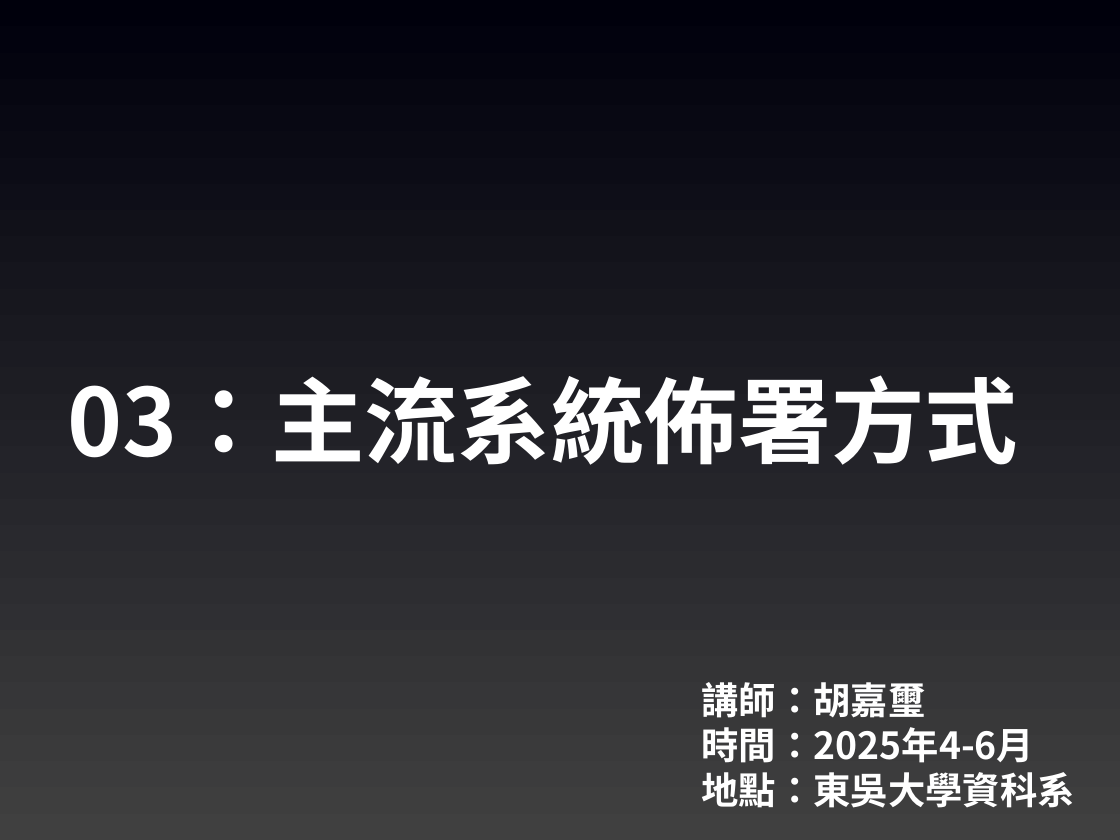
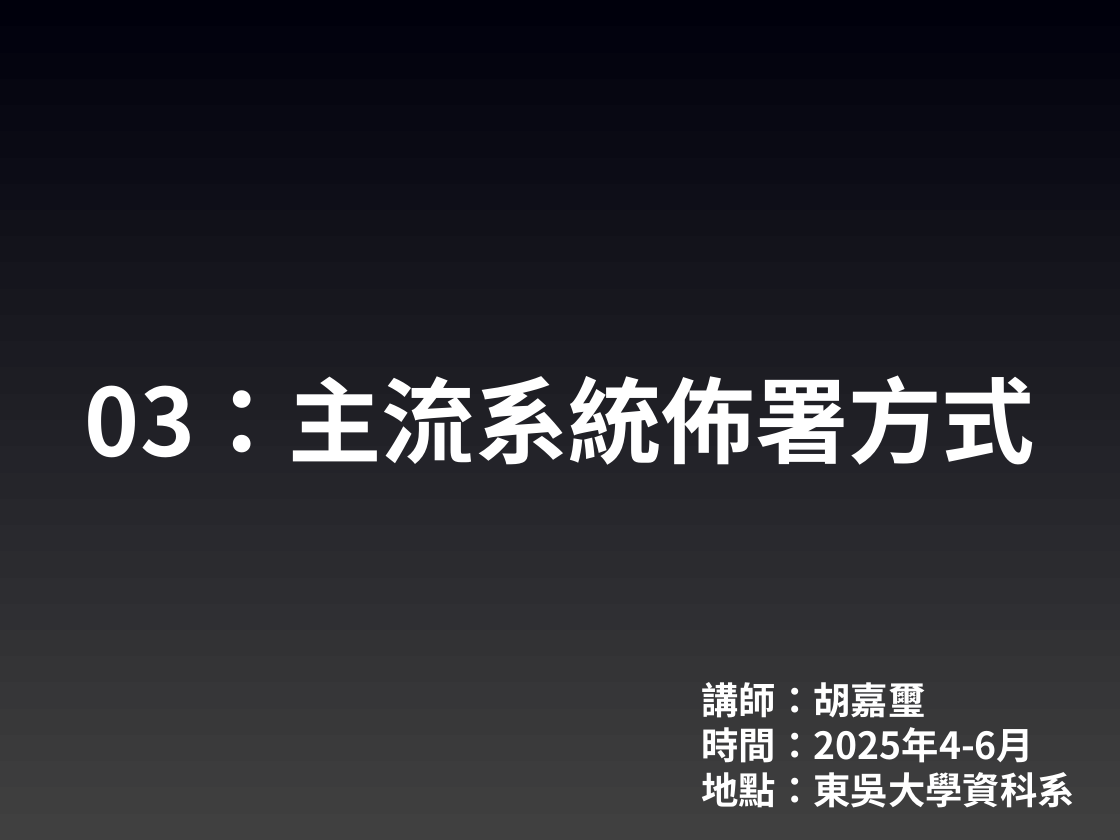
Before and after one commit to shao1002/sculinebot2025, a slide deck: slide 1 of Slides/03. 主流系統佈署方式(Docker).pptx. Drawn at 1120x840 pixels with LibreOffice and Linux fonts; fonts in the diff are those of the drawing. Boxes give left, top, right and bottom in pixels: in the first picture for what was removed or moved away, otherwise in the second. Text is boxed around its words. In the diff, an @@ line names an element or a change of style, - is before the commit and + after.

```diff
--- a/Slides/03. 主流系統佈署方式(Docker).pptx
+++ b/Slides/03. 主流系統佈署方式(Docker).pptx
@@ text "03：主流系統佈署方式": place and size @@
-text "03：主流系統佈署方式" at (68,375,1018,465)
+text "03：主流系統佈署方式" at (85,375,1035,465)
```
Also in this commit, not shown: 8 other slides changed.
